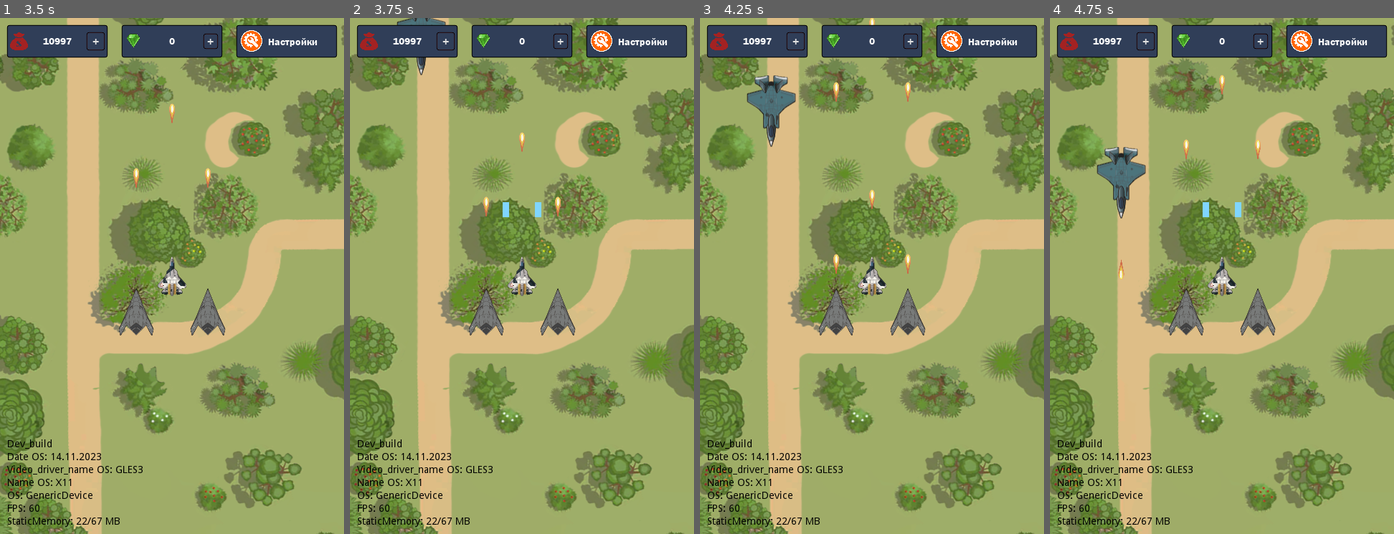
Above: before the commit, frames 1-4 (left to right).
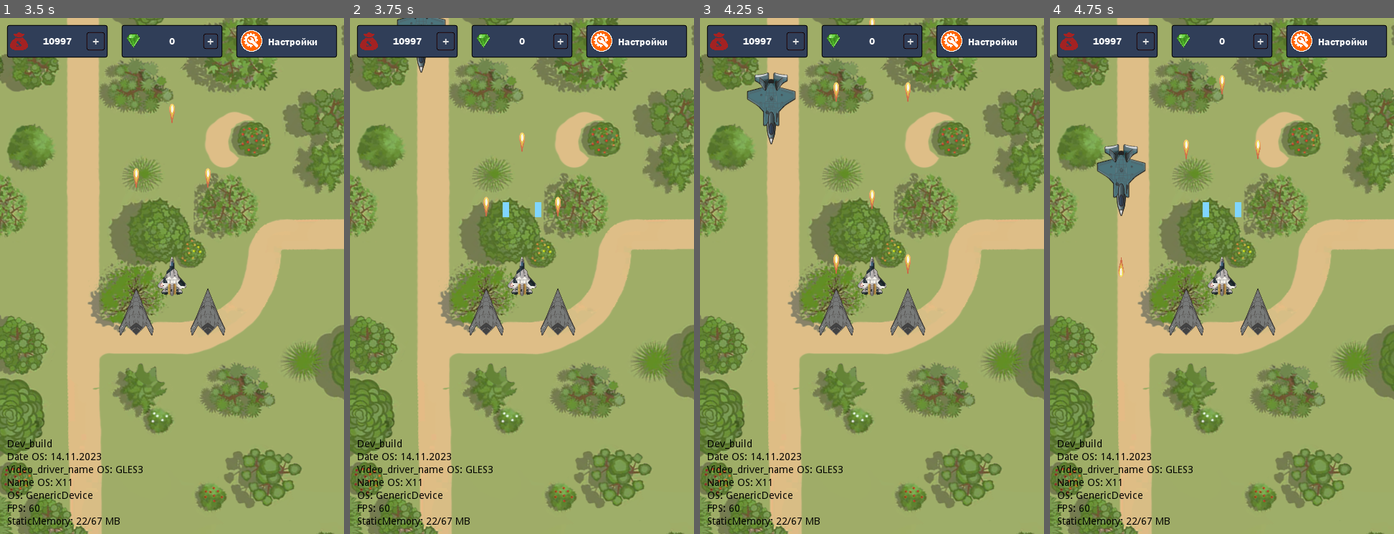
Above: after the commit, the same moments.

Repository: SkrejetCepey/gamedev-planes
Game: Godot game, scene res://Scenes/StartGame.tscn
Two runs of this game, one before a commit and one after it. Both use one fixed random seed, a clock stepped at 60 frames per second and the inputs below. The engine's default icon, where the game draws it, is replaced by a stand-in: a white triangle on a blue panel in a dark square.
Inputs:
- Up to frame 1 (3.5 s): click "PLAY" at 0.5 s; click "+" at 1.25 s; click "+" at 2 s; click "Настройки" at 2.75 s
- Up to frame 2 (3.75 s): click "+" at 3.5 s
- Up to frame 3 (4.25 s): no input
- Up to frame 4 (4.75 s): click "+" at 4.25 s

Frame 1 is identical in both runs. In frame 2, 0.1% of the frame differs, in the area x 13-28%, y 0-12%; in frame 3, 0.4%; in frame 4, 0.5%, in the area x 13-28%, y 24-51%.

Commit message:
Tested call_deffered()

Diff:
--- a/Scripts/EnemyInitializer.gd
+++ b/Scripts/EnemyInitializer.gd
@@ -24,14 +24,17 @@
 	pos = _pos
 	if (enemy_type=="Enemy0"):
 		var enemy = Enemy0.instance()
-		add_child(enemy)
+		call_deferred("add_child", enemy)
+		#add_child(enemy)
 		enemy.position = pos
 	elif (enemy_type=="Enemy1"):
 		var enemy = Enemy1.instance()
-		add_child(enemy)
+		call_deferred("add_child", enemy)
+		#add_child(enemy)
 		enemy.position = pos
 	elif (enemy_type=="Enemy2"):
 		var enemy = Enemy2.instance()
-		add_child(enemy)
+		call_deferred("add_child", enemy)
+		#add_child(enemy)
 		enemy.position = pos
 	pass
